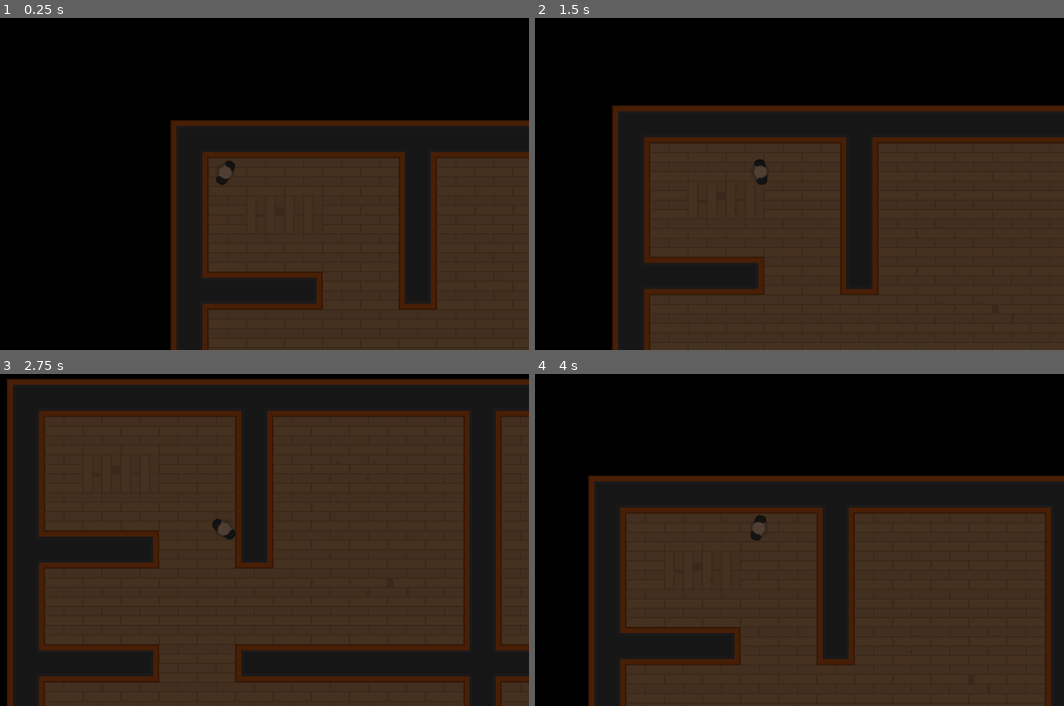
Above: before the commit, frames 1-4 (two rows, left to right).
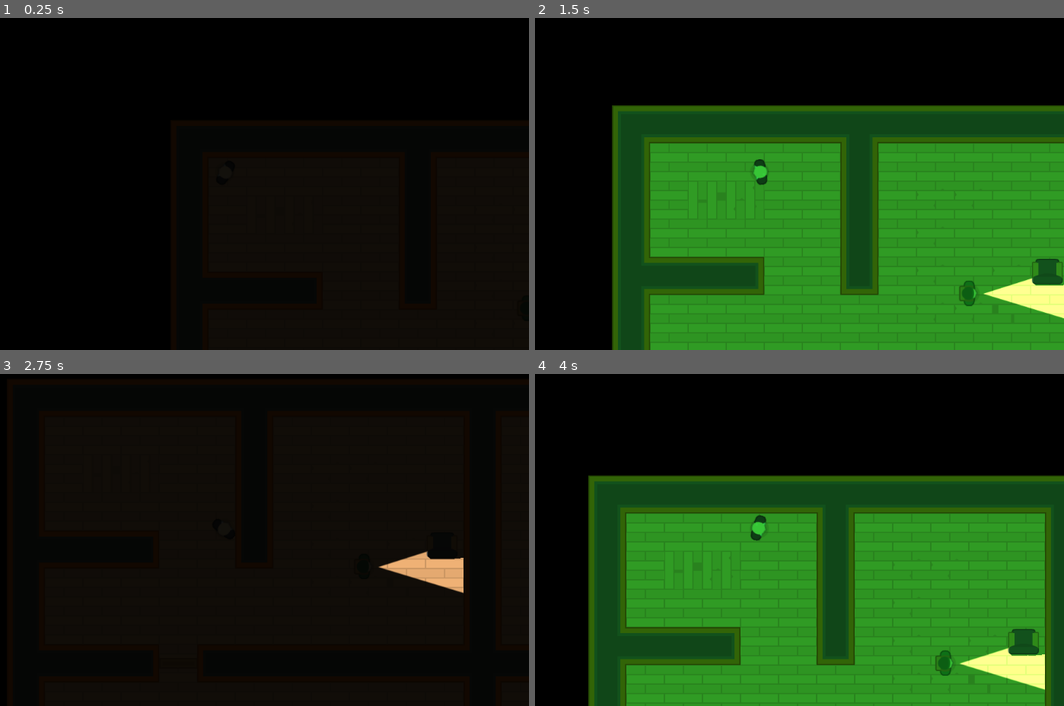
Above: after the commit, the same moments.

Repository: EvertonHimself/HeistMeisters
Game: Godot game, scene res://Levels/Level1.tscn
The game is run twice, just before and just after one commit, with the same random seed, the same clock (stepped at 60 frames per second) and the same inputs.
Inputs (mouse positions are in pixels of both pictures, inside the frame that each line leads up to):
- Up to frame 1 (0.25 s): no input
- Up to frame 2 (1.5 s): tap Enter at 0.5 s; move the mouse to (894, 154) at 0.52 s; hold D (move_right) 0.53-1.28 s; tap F (flashlight) at 0.6, 1.35 s; click (894, 154) at 0.67 s; move the mouse to (635, 190) at 1.27 s; hold S (move_down) from 1.28 s (still down); click (635, 190) at 1.42 s
- Up to frame 3 (2.75 s): move the mouse to (285, 450) at 2.02 s; release S (move_down) at 2.03 s; hold D (move_right) from 2.03 s (still down); tap F (flashlight) at 2.1 s; click (285, 450) at 2.17 s
- Up to frame 4 (4 s): move the mouse to (730, 599) at 2.77 s; release D (move_right) at 2.78 s; hold W (move_up) 2.78-3.53 s; tap F (flashlight) at 2.85, 3.6 s; click (730, 599) at 2.92 s; move the mouse to (942, 583) at 3.52 s; hold A (move_left) from 3.53 s (still down); click (942, 583) at 3.67 s

The runs differ from the first frame. In frame 1, 35% of the frame differs, in the area x 32-100%, y 30-100%; in frame 2, 63%; in frame 3, 71%, in the area x 1-100%, y 1-100%; in frame 4, 62%.
Error in both runs: Invalid get index '0' (on base: 'PoolVector2Array'). (res://Characters/NPCs/Guard.gd:26)

Commit message:
Created the doors and night vision mode.
Created the doors and night vision mode.

Diff:
--- a/Characters/NPCs/Guard.gd
+++ b/Characters/NPCs/Guard.gd
@@ -17,7 +17,7 @@
 
 func make_path():
 	var new_destination = possible_destinations[randi() % possible_destinations.size() - 1]
-	path = navigation.get_simple_path(position, new_destination.position)
+	path = navigation.get_simple_path(position, new_destination.position, false)
 
 func _physics_process(delta):
 	navigate()
@@ -30,13 +30,20 @@
 		update_path()
 
 func move():
-	pass
+	look_at(path[0])
+	motion = (path[0] - position).normalized() * MAX_SPEED * walk_speed
+
+	if is_on_wall():
+		make_path()
+
+	move_and_slide(motion)
 
 func update_path():
-	if path.size() == 1 and $Timer.is_stopped():
-		$Timer.start()
+	if path.size() == 1:
+		if $Timer.is_stopped():
+			$Timer.start()
 	else:
-		path.pop_front()
+		path.remove(0)
 
 func _on_Timer_timeout():
-	pass # Replace with function body.
+	make_path()
--- a/Characters/NPCs/Guard.tscn
+++ b/Characters/NPCs/Guard.tscn
@@ -6,6 +6,8 @@
 [ext_resource path="res://Characters/NPCs/Guard.gd" type="Script" id=4]
 
 [node name="Guard" instance=ExtResource( 2 )]
+collision_layer = 4
+collision_mask = 3
 script = ExtResource( 4 )
 
 [node name="Sprite" parent="." index="0"]
@@ -17,4 +19,5 @@
 
 [node name="Timer" type="Timer" parent="." index="4"]
 wait_time = 3.0
+one_shot = true
 [connection signal="timeout" from="Timer" to="." method="_on_Timer_timeout"]
--- /dev/null
+++ b/Doors/Door.gd
@@ -0,0 +1,20 @@
+extends Area2D
+
+var can_click = false
+
+func _on_Door_body_entered(body):
+	if body.collision_layer == 1:
+		can_click = true
+	else:
+		open()
+
+func _on_Door_body_exited(body):
+	if body.collision_layer == 1:
+		can_click = false
+
+func _on_Door_input_event(viewport, event, shape_idx):
+	if Input.is_mouse_button_pressed(BUTTON_LEFT) and can_click:
+		open()
+
+func open():
+	$AnimationPlayer.play("Open")
--- /dev/null
+++ b/Doors/Door.tscn
@@ -0,0 +1,84 @@
+[gd_scene load_steps=9 format=2]
+
+[ext_resource path="res://GFX/PNG/Tiles/tile_473.png" type="Texture" id=1]
+[ext_resource path="res://SFX/doorOpen_2.ogg" type="AudioStream" id=2]
+[ext_resource path="res://SFX/doorClose_1.ogg" type="AudioStream" id=3]
+[ext_resource path="res://Doors/Door.gd" type="Script" id=4]
+
+[sub_resource type="RectangleShape2D" id=1]
+extents = Vector2( 32, 42 )
+
+[sub_resource type="RectangleShape2D" id=2]
+extents = Vector2( 32, 10 )
+
+[sub_resource type="OccluderPolygon2D" id=3]
+closed = false
+polygon = PoolVector2Array( -32.035, 9.07727, 32.1207, 9.07727, 32.1207, -9.19335, -31.9516, -9.19335 )
+
+[sub_resource type="Animation" id=4]
+resource_name = "Open"
+length = 4.5
+step = 0.5
+tracks/0/type = "value"
+tracks/0/path = NodePath("DoorSprite:position")
+tracks/0/interp = 1
+tracks/0/loop_wrap = true
+tracks/0/imported = false
+tracks/0/enabled = true
+tracks/0/keys = {
+"times": PoolRealArray( 0, 1, 3, 4 ),
+"transitions": PoolRealArray( 1, 1, 1, 1 ),
+"update": 0,
+"values": [ Vector2( 0, 0 ), Vector2( -64, 0 ), Vector2( -64, 0 ), Vector2( 0, 0 ) ]
+}
+tracks/1/type = "audio"
+tracks/1/path = NodePath("AudioStreamPlayer2D")
+tracks/1/interp = 1
+tracks/1/loop_wrap = true
+tracks/1/imported = false
+tracks/1/enabled = true
+tracks/1/keys = {
+"clips": [ {
+"end_offset": 0.0,
+"start_offset": 0.0,
+"stream": ExtResource( 2 )
+}, {
+"end_offset": 0.18,
+"start_offset": 0.0,
+"stream": ExtResource( 3 )
+} ],
+"times": PoolRealArray( 0, 4 )
+}
+
+[node name="Door" type="Area2D"]
+collision_layer = 2
+collision_mask = 5
+script = ExtResource( 4 )
+
+[node name="CharacterDetector" type="CollisionShape2D" parent="."]
+visible = false
+shape = SubResource( 1 )
+
+[node name="DoorSprite" type="Sprite" parent="."]
+z_index = 1
+texture = ExtResource( 1 )
+
+[node name="StaticBody2D" type="StaticBody2D" parent="DoorSprite"]
+collision_layer = 2
+collision_mask = 5
+
+[node name="CollisionShape2D" type="CollisionShape2D" parent="DoorSprite/StaticBody2D"]
+visible = false
+shape = SubResource( 2 )
+
+[node name="LightOccluder2D" type="LightOccluder2D" parent="DoorSprite"]
+occluder = SubResource( 3 )
+
+[node name="AnimationPlayer" type="AnimationPlayer" parent="."]
+anims/Open = SubResource( 4 )
+
+[node name="AudioStreamPlayer2D" type="AudioStreamPlayer2D" parent="."]
+stream = ExtResource( 3 )
+[connection signal="body_entered" from="." to="." method="_on_Door_body_entered"]
+[connection signal="body_exited" from="." to="." method="_on_Door_body_exited"]
+[connection signal="input_event" from="." to="." method="_on_Door_input_event"]
--- /dev/null
+++ b/Interface/VisionMode.gd
@@ -0,0 +1,32 @@
+extends CanvasModulate
+
+const DARK = Color("141514")
+const NIGHTVISION = Color("38f255")
+
+var cooldown = false
+
+func _ready():
+	color = DARK
+
+func cycle_vision_mode():
+	if not cooldown:
+		if color == NIGHTVISION:
+			DARK_Mode()
+		else:
+			NIGHTVISION_Mode()
+		cooldown = true
+		$Timer.start()
+
+func DARK_Mode():
+	color = DARK
+	$AudioStreamPlayer2D.stream = load("res://SFX/nightvision_off.wav")
+	$AudioStreamPlayer2D.play()
+
+func NIGHTVISION_Mode():
+	color = NIGHTVISION
+	$AudioStreamPlayer2D.stream = load("res://SFX/nightvision.wav")
+	$AudioStreamPlayer2D.play()
+
+
+func _on_Timer_timeout():
+	cooldown = false
--- /dev/null
+++ b/Interface/VisionMode.tscn
@@ -0,0 +1,15 @@
+[gd_scene load_steps=2 format=2]
+
+[ext_resource path="res://Interface/VisionMode.gd" type="Script" id=1]
+
+[node name="VisionMode" type="CanvasModulate" groups=[
+"Interface",
+]]
+color = Color( 0.0784314, 0.0823529, 0.0784314, 1 )
+script = ExtResource( 1 )
+
+[node name="AudioStreamPlayer2D" type="AudioStreamPlayer2D" parent="."]
+
+[node name="Timer" type="Timer" parent="."]
+one_shot = true
+[connection signal="timeout" from="Timer" to="." method="_on_Timer_timeout"]
--- a/Levels/Level1.tscn
+++ b/Levels/Level1.tscn
@@ -1,13 +1,14 @@
-[gd_scene load_steps=4 format=2]
+[gd_scene load_steps=5 format=2]
 
 [ext_resource path="res://Levels/TemplateLevel.tscn" type="PackedScene" id=1]
 [ext_resource path="res://Characters/NPCs/Camera.tscn" type="PackedScene" id=2]
 [ext_resource path="res://Characters/NPCs/Guard.tscn" type="PackedScene" id=3]
+[ext_resource path="res://Doors/Door.tscn" type="PackedScene" id=4]
 
 [node name="Level1" instance=ExtResource( 1 )]
 
 [node name="TileMap" parent="Navigation2D" index="0"]
-tile_data = PoolIntArray( 0, 2, 0, 1, 2, 2, 2, 2, 2, 3, 2, 2 …(1942 unchanged characters)…  2, 458755, 2, 5, 458756, 5, 0, 458757, 5, 0, 458758, 2, 65542, 458759, 2, 2, 458760, 2, 2, 458761, 2 …(1598 unchanged characters)…
+tile_data = PoolIntArray( 0, 2, 0, 1, 2, 2, 2, 2, 2, 3, 2, 2 …(1942 unchanged characters)…  2, 458755, 2, 5, 458756, 5, 0, 458757, 2, 65542, 458758, 2, 2, 458759, 2, 2, 458760, 2, 2, 458761, 2 …(1598 unchanged characters)…
 
 [node name="Position2D" type="Position2D" parent="Navigation2D/Destinations" index="0"]
 position = Vector2( 350.28, 702.864 )
@@ -22,13 +23,16 @@
 position = Vector2( 997.99, 700.035 )
 
 [node name="Position2D5" type="Position2D" parent="Navigation2D/Destinations" index="4"]
-position = Vector2( 997.99, 700.035 )
+position = Vector2( 1122.58, 167.69 )
 
 [node name="Position2D6" type="Position2D" parent="Navigation2D/Destinations" index="5"]
 position = Vector2( 324.824, 395.979 )
 
 [node name="Position2D7" type="Position2D" parent="Navigation2D/Destinations" index="6"]
 position = Vector2( 603.424, 182.433 )
+
+[node name="Furniture" parent="Navigation2D" index="2"]
+tile_data = PoolIntArray( 262155, 4, 0, 589828, 1, 0, 589829, 2, 0, 589830, 3, 0, 589840, 0, 0, 655376, 4, 0 )
 
 [node name="Cameras" parent="." index="3"]
 visible = false
@@ -43,8 +47,8 @@
 position = Vector2( 735.676, 142.302 )
 rotation = 3.13841
 
-[node name="Guards" parent="." index="4"]
-visible = false
+[node name="Guard" parent="Guards" index="0" instance=ExtResource( 3 )]
+position = Vector2( 602.624, 316.968 )
 
-[node name="Guard" parent="Guards" index="0" instance=ExtResource( 3 )]
-position = Vector2( 554.99, 705.45 )
+[node name="Door" parent="Doors" index="0" instance=ExtResource( 4 )]
+position = Vector2( 287.882, 480.432 )
--- a/Levels/TemplateLevel.tscn
+++ b/Levels/TemplateLevel.tscn
@@ -1,7 +1,151 @@
-[gd_scene load_steps=3 format=2]
+[gd_scene load_steps=16 format=2]
 
 [ext_resource path="res://Tiles/Tiles.tres" type="TileSet" id=1]
 [ext_resource path="res://Characters/Player.tscn" type="PackedScene" id=2]
+[ext_resource path="res://GFX/Tilesheet/tilesheet_complete.png" type="Texture" id=3]
+[ext_resource path="res://Interface/VisionMode.tscn" type="PackedScene" id=4]
+
+[sub_resource type="OccluderPolygon2D" id=8]
+polygon = PoolVector2Array( 64, 64, 0, 64, 0, 0, 64, 0 )
+
+[sub_resource type="ConvexPolygonShape2D" id=1]
+points = PoolVector2Array( 64, 0, 64, 64, 0, 64, 0, 0 )
+
+[sub_resource type="OccluderPolygon2D" id=9]
+polygon = PoolVector2Array( 0, 4, 0, 64, 64, 64, 64, 0, 0, 0 )
+
+[sub_resource type="ConvexPolygonShape2D" id=2]
+points = PoolVector2Array( 64, 0, 64, 0, 64, 64, 0, 64, 0, 0 )
+
+[sub_resource type="OccluderPolygon2D" id=10]
+polygon = PoolVector2Array( 0, 4, 0, 64, 64, 64, 64, 0, 0, 0 )
+
+[sub_resource type="ConvexPolygonShape2D" id=3]
+points = PoolVector2Array( 0, 64, 0, 0, 64, 0, 64, 64, 64, 64 )
+
+[sub_resource type="OccluderPolygon2D" id=11]
+polygon = PoolVector2Array( 64, 64, 0, 64, 0, 0, 64, 0 )
+
+[sub_resource type="ConvexPolygonShape2D" id=4]
+points = PoolVector2Array( 64, 0, 64, 64, 0, 64, 0, 0 )
+
+[sub_resource type="OccluderPolygon2D" id=5]
+polygon = PoolVector2Array( 4, 8, 8, 8, 12, 4, 44, 4, 48, 8, 52, 8, 52, 44, 48, 48, 8, 48, 4, 44 )
+
+[sub_resource type="ConvexPolygonShape2D" id=6]
+points = PoolVector2Array( 4, 8, 12, 8, 12, 0, 44, 0, 44, 8, 52, 8, 52, 48, 4, 48 )
+
+[sub_resource type="TileSet" id=7]
+0/name = "tilesheet_complete.png 0"
+0/texture = ExtResource( 3 )
+0/tex_offset = Vector2( 0, 0 )
+0/modulate = Color( 1, 1, 1, 1 )
+0/region = Rect2( 1472, 1088, 64, 64 )
+0/tile_mode = 0
+0/occluder_offset = Vector2( 0, 0 )
+0/occluder = SubResource( 8 )
+0/navigation_offset = Vector2( 0, 0 )
+0/shape_offset = Vector2( 0, 0 )
+0/shape_transform = Transform2D( 1, 0, 0, 1, 0, 0 )
+0/shape = SubResource( 1 )
+0/shape_one_way = false
+0/shape_one_way_margin = 1.0
+0/shapes = [ {
+"autotile_coord": Vector2( 0, 0 ),
+"one_way": false,
+"one_way_margin": 1.0,
+"shape": SubResource( 1 ),
+"shape_transform": Transform2D( 1, 0, 0, 1, 0, 0 )
+} ]
+0/z_index = 0
+1/name = "tilesheet_complete.png 1"
+1/texture = ExtResource( 3 )
+1/tex_offset = Vector2( 0, 0 )
+1/modulate = Color( 1, 1, 1, 1 )
+1/region = Rect2( 1280, 1088, 64, 64 )
+1/tile_mode = 0
+1/occluder_offset = Vector2( 0, 0 )
+1/occluder = SubResource( 9 )
+1/navigation_offset = Vector2( 0, 0 )
+1/shape_offset = Vector2( 0, 0 )
+1/shape_transform = Transform2D( 1, 0, 0, 1, 0, 0 )
+1/shape = SubResource( 2 )
+1/shape_one_way = false
+1/shape_one_way_margin = 1.0
+1/shapes = [ {
+"autotile_coord": Vector2( 0, 0 ),
+"one_way": false,
+"one_way_margin": 1.0,
+"shape": SubResource( 2 ),
+"shape_transform": Transform2D( 1, 0, 0, 1, 0, 0 )
+} ]
+1/z_index = 0
+2/name = "tilesheet_complete.png 2"
+2/texture = ExtResource( 3 )
+2/tex_offset = Vector2( 0, 0 )
+2/modulate = Color( 1, 1, 1, 1 )
+2/region = Rect2( 1344, 1088, 64, 64 )
+2/tile_mode = 0
+2/occluder_offset = Vector2( 0, 0 )
+2/occluder = SubResource( 10 )
+2/navigation_offset = Vector2( 0, 0 )
+2/shape_offset = Vector2( 0, 0 )
+2/shape_transform = Transform2D( 1, 0, 0, 1, 0, 0 )
+2/shape = SubResource( 3 )
+2/shape_one_way = false
+2/shape_one_way_margin = 1.0
+2/shapes = [ {
+"autotile_coord": Vector2( 0, 0 ),
+"one_way": false,
+"one_way_margin": 1.0,
+"shape": SubResource( 3 ),
+"shape_transform": Transform2D( 1, 0, 0, 1, 0, 0 )
+} ]
+2/z_index = 0
+3/name = "tilesheet_complete.png 3"
+3/texture = ExtResource( 3 )
+3/tex_offset = Vector2( 0, 0 )
+3/modulate = Color( 1, 1, 1, 1 )
+3/region = Rect2( 1408, 1088, 64, 64 )
+3/tile_mode = 0
+3/occluder_offset = Vector2( 0, 0 )
+3/occluder = SubResource( 11 )
+3/navigation_offset = Vector2( 0, 0 )
+3/shape_offset = Vector2( 0, 0 )
+3/shape_transform = Transform2D( 1, 0, 0, 1, 0, 0 )
+3/shape = SubResource( 4 )
+3/shape_one_way = false
+3/shape_one_way_margin = 1.0
+3/shapes = [ {
+"autotile_coord": Vector2( 0, 0 ),
+"one_way": false,
+"one_way_margin": 1.0,
+"shape": SubResource( 4 ),
+"shape_transform": Transform2D( 1, 0, 0, 1, 0, 0 )
+} ]
+3/z_index = 0
+4/name = "tilesheet_complete.png 4"
+4/texture = ExtResource( 3 )
+4/tex_offset = Vector2( 0, 0 )
+4/modulate = Color( 1, 1, 1, 1 )
+4/region = Rect2( 1156, 1160, 56, 48 )
+4/tile_mode = 0
+4/occluder_offset = Vector2( 0, 0 )
+4/occluder = SubResource( 5 )
+4/navigation_offset = Vector2( 0, 0 )
+4/shape_offset = Vector2( 0, 0 )
+4/shape_transform = Transform2D( 1, 0, 0, 1, 0, 0 )
+4/shape = SubResource( 6 )
+4/shape_one_way = false
+4/shape_one_way_margin = 1.0
+4/shapes = [ {
+"autotile_coord": Vector2( 0, 0 ),
+"one_way": false,
+"one_way_margin": 1.0,
+"shape": SubResource( 6 ),
+"shape_transform": Transform2D( 1, 0, 0, 1, 0, 0 )
+} ]
+4/z_index = 0
 
 [node name="TemplateLevel" type="Node2D"]
 
@@ -16,15 +160,20 @@
 
 [node name="Destinations" type="Node" parent="Navigation2D"]
 
+[node name="Furniture" type="TileMap" parent="Navigation2D"]
+tile_set = SubResource( 7 )
+format = 1
+
 [node name="Player" parent="." instance=ExtResource( 2 )]
 position = Vector2( 91.1929, 87.8069 )
 
 [node name="Camera2D" type="Camera2D" parent="Player"]
 current = true
 
-[node name="CanvasModulate" type="CanvasModulate" parent="."]
-color = Color( 0.313726, 0.301961, 0.301961, 1 )
+[node name="VisionMode" parent="." instance=ExtResource( 4 )]
 
 [node name="Cameras" type="Node2D" parent="."]
 
 [node name="Guards" type="Node2D" parent="."]
+
+[node name="Doors" type="Node" parent="."]
--- a/Player.gd
+++ b/Player.gd
@@ -21,6 +21,11 @@
 		motion.x = clamp(motion.x + SPEED, 0, MAX_SPEED)
 	else:
 		motion.x = lerp(motion.x, 0, FRICTION)
+
+#func _input(event):
+	#if Input.is_action_just_pressed("flashlight"):
+		#$Torch.enabled = !$Torch.enabled
+
 func _input(event):
 	if Input.is_action_just_pressed("flashlight"):
-		$Torch.enabled = !$Torch.enabled
+		get_tree().call_group("Interface", "cycle_vision_mode")
--- a/Tiles/Tiles.tres
+++ b/Tiles/Tiles.tres
@@ -513,7 +513,7 @@
 1/shape_one_way = false
 1/shape_one_way_margin = 0.0
 1/shapes = [  ]
-1/z_index = 0
+1/z_index = 2
 2/name = "tilesheet_complete.png 2"
 2/texture = ExtResource( 1 )
 2/tex_offset = Vector2( 0, 0 )
@@ -873,7 +873,7 @@
 "shape": SubResource( 150 ),
 "shape_transform": Transform2D( 1, 0, 0, 1, 0, 0 )
 } ]
-2/z_index = 0
+2/z_index = 2
 3/name = "tilesheet_complete.png 3"
 3/texture = ExtResource( 1 )
 3/tex_offset = Vector2( 0, 0 )
@@ -896,7 +896,7 @@
 3/shape_one_way = false
 3/shape_one_way_margin = 0.0
 3/shapes = [  ]
-3/z_index = 0
+3/z_index = 2
 4/name = "tilesheet_complete.png 4"
 4/texture = ExtResource( 1 )
 4/tex_offset = Vector2( 0, 0 )
@@ -919,7 +919,7 @@
 4/shape_one_way = false
 4/shape_one_way_margin = 0.0
 4/shapes = [  ]
-4/z_index = 0
+4/z_index = 2
 5/name = "Floor1"
 5/texture = ExtResource( 1 )
 5/tex_offset = Vector2( 0, 0 )
Not shown, changed: SFX/doorClose_1.ogg.import
Not shown, changed: SFX/doorClose_2.ogg.import
Not shown, changed: SFX/doorClose_3.ogg.import
Not shown, changed: SFX/doorClose_4.ogg.import
Not shown, changed: SFX/doorOpen_1.ogg.import
Not shown, changed: SFX/doorOpen_2.ogg.import
